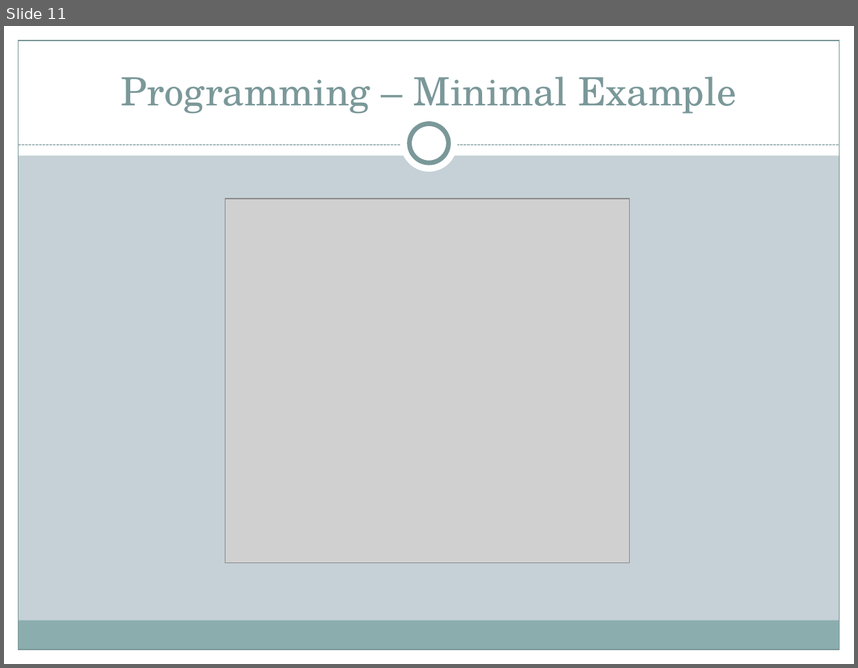
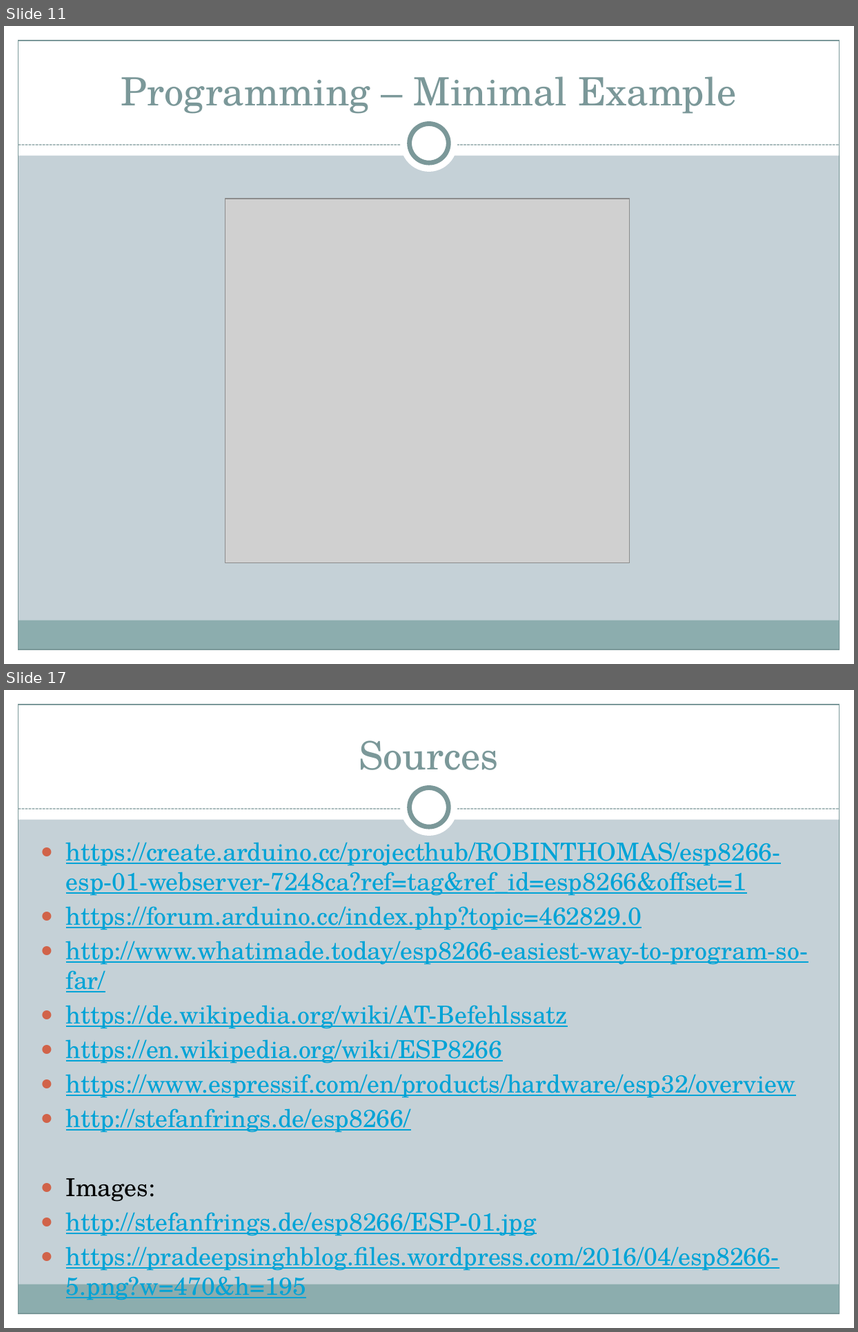
Before and after one commit to AlexKimmig/E-Portfolio-ESP8266, a slide deck: Presentation/Presentation E-Portfolio ES8266.pptx. Shown one above the other, each under a label of ours: slide 11 before the commit, slides 11 and 17 after it; the slides between them are not shown. The pictures are 858x668 and 858x1332 pixels, drawn with LibreOffice and Linux fonts; fonts in the diff are those of the drawing; grey boxes stand for pictures. Boxes give left, top, right and bottom in pixels: in the first picture for what was removed or moved away, otherwise in the second. Text is boxed around its words. In the diff, an @@ line names an element or a change of style, - is before the commit and + after.

```diff
--- a/Presentation/Presentation E-Portfolio ES8266.pptx
+++ b/Presentation/Presentation E-Portfolio ES8266.pptx
@@ slide 17 added at (x1=4, y1=690, x2=854, y2=1328), background #C5D1D7; not listed: 9 template elements that a slide beside it also shows @@
@@ title added at (x1=359, y1=740, x2=499, y2=770), 33 pt, text #7C999A @@
+Sources
@@ text added at (x1=66, y1=842, x2=808, y2=1270), 20.9 pt, text #00A3D6, underline @@
+● https://create.arduino.cc/projecthub/ROBINTHOMAS/esp8266-esp-01-webserver-7248ca?ref=tag&ref_id=esp8266&offset=1
+● https://forum.arduino.cc/index.php?topic=462829.0
+● http://www.whatimade.today/esp8266-easiest-way-to-program-so-far/
+● https://de.wikipedia.org/wiki/AT-Befehlssatz
+● https://en.wikipedia.org/wiki/ESP8266
+● https://www.espressif.com/en/products/hardware/esp32/overview
+● http://stefanfrings.de/esp8266/
+● Images:
+● http://stefanfrings.de/esp8266/ESP-01.jpg
+● https://pradeepsinghblog.files.wordpress.com/2016/04/esp8266-5.png?w=470&h=195
```
Also in this commit, not shown: 3 slides changed, 3 other slides added, 7 other files.
